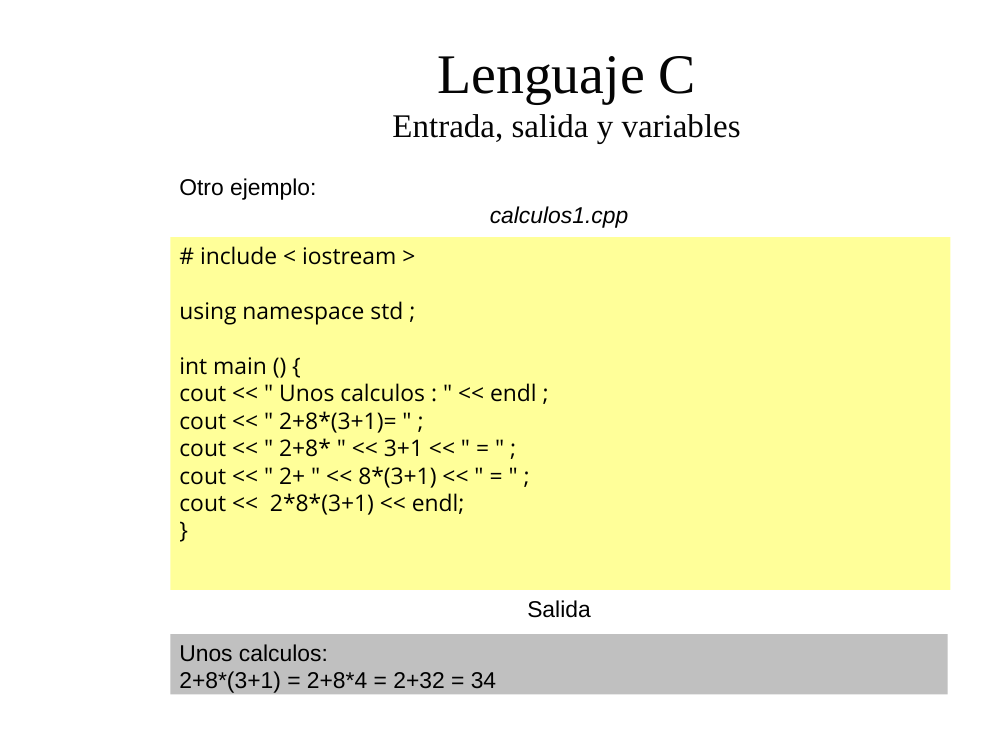
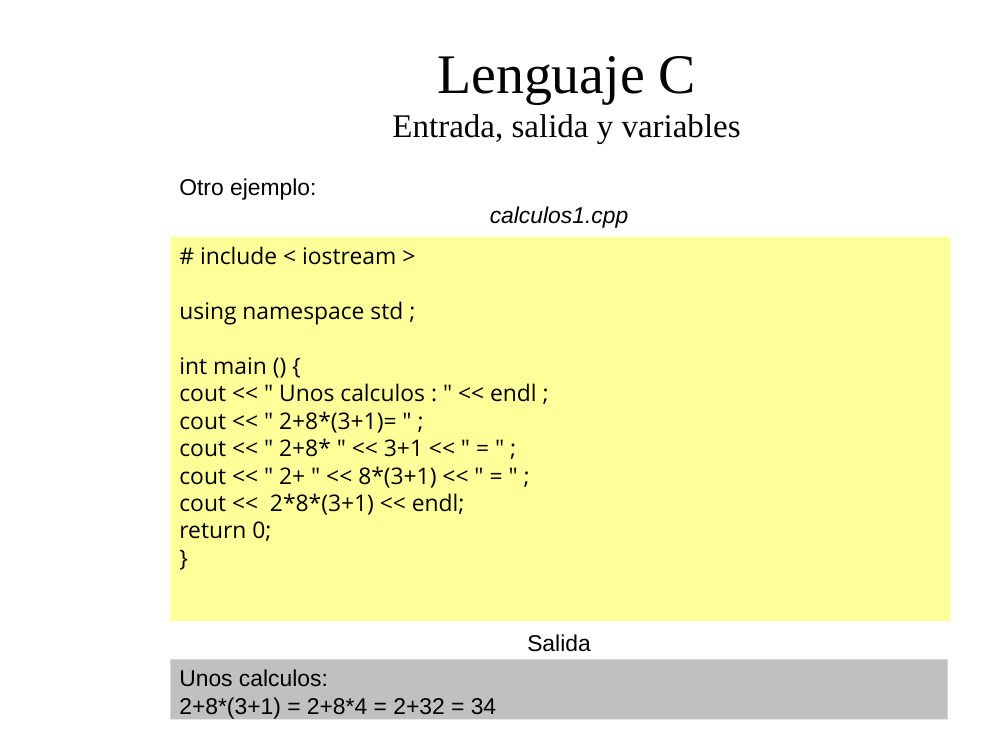
Before and after one commit to dolpo04/2bach, a slide deck: slide 18 of unidades/01_introduccion_a_la_programacion/presentacion/Tema1: Introduccion a la programacion.odp. Drawn at 1008x756 pixels with LibreOffice and Linux fonts; fonts in the diff are those of the drawing; background and template pictures are left out. Boxes give left, top, right and bottom in pixels: in the first picture for what was removed or moved away, otherwise in the second. Text is boxed around its words. In the diff, an @@ line names an element or a change of style, - is before the commit and + after.

```diff
--- a/unidades/01_introduccion_a_la_programacion/presentacion/Tema1: Introduccion a la programacion.odp
+++ b/unidades/01_introduccion_a_la_programacion/presentacion/Tema1: Introduccion a la programacion.odp
@@ rectangle "# include < iostream >": place and size @@
-rectangle "# include < iostream >" at bbox=[170, 237, 950, 590]
+rectangle "# include < iostream >" at bbox=[170, 237, 950, 621]
@@ text in rectangle at bbox=[179, 521, 271, 541]: paragraph added @@
+return 0;
@@ text "Salida": place and size @@
-text "Salida" at bbox=[527, 600, 591, 618]
+text "Salida" at bbox=[527, 634, 591, 652]
@@ rectangle "Unos calculos:": place and size @@
-rectangle "Unos calculos:" at bbox=[170, 634, 948, 694]
+rectangle "Unos calculos:" at bbox=[170, 659, 948, 720]
```
Also in this commit, not shown: 12 other slides changed, 12 slides added, 1 other file.
